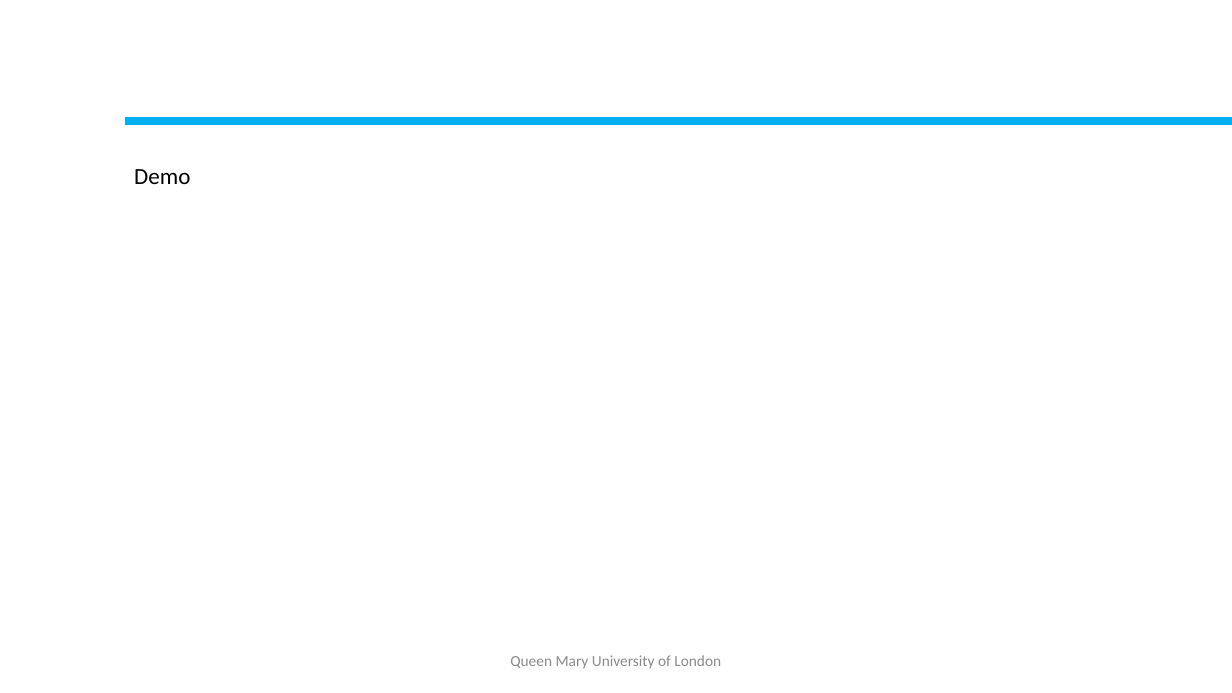
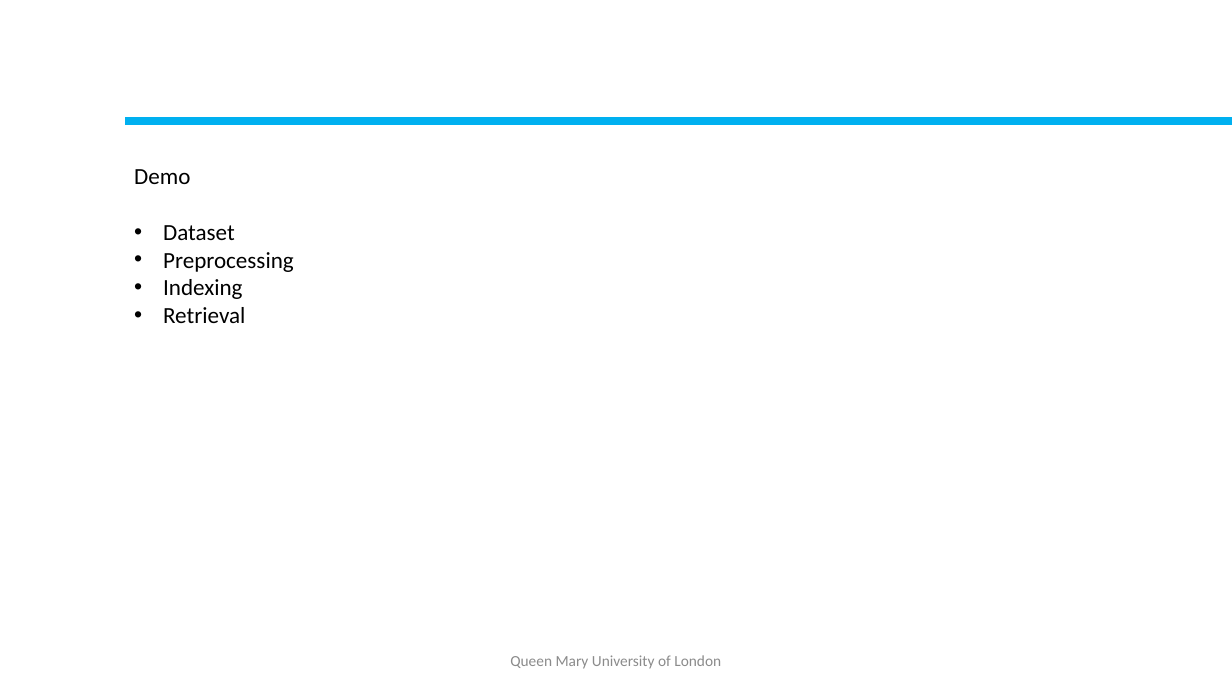
Before and after one commit to bineeta-maker/SearchEngineProject, a slide deck: slide 8 of data/Group51_Assg3_SearchEngineImpl.pptx. Drawn at 1232x693 pixels with LibreOffice and Linux fonts; fonts in the diff are those of the drawing. Boxes give left, top, right and bottom in pixels: in the first picture for what was removed or moved away, otherwise in the second. Text is boxed around its words. In the diff, an @@ line names an element or a change of style, - is before the commit and + after.

```diff
--- a/data/Group51_Assg3_SearchEngineImpl.pptx
+++ b/data/Group51_Assg3_SearchEngineImpl.pptx
@@ text at (163, 225, 294, 323): paragraphs added @@
+• Dataset
+• Preprocessing
+• Indexing
+• Retrieval
```
Also in this commit, not shown: 2 other slides changed, 1 slide added, 1 other file.
